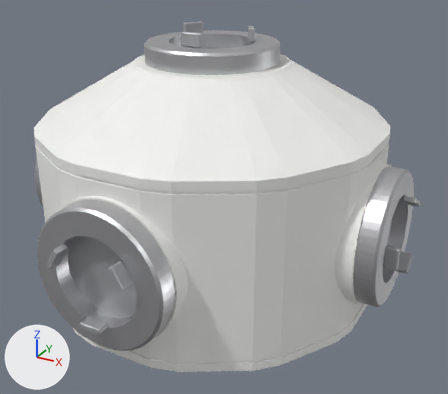
An edit to the glTF model models/station/ax_station_03_node6.glb, drawn before and after from the same camera.
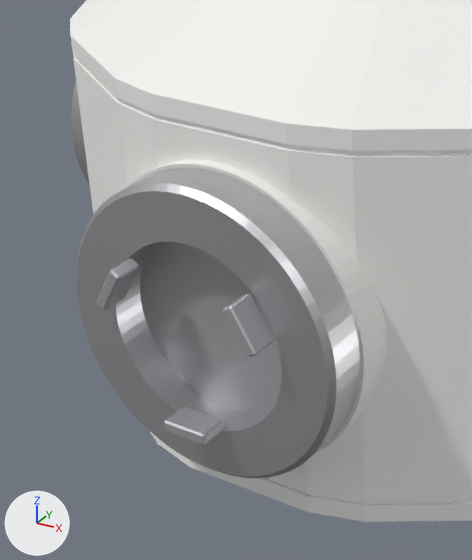
The first picture shows the older version from a 50 mm camera at (3.71, -6.46, 3.28) aimed at (0.12, 0.07, 0.02). The close-ups show the older and then the newer version on the part from 0% to 51% of the width and 30% to 99% of the height of that picture. Only the edits that show in the close-ups are written down. Arrows for +X, +Y and +Z are at lower left; the lights stay in place. Vertices at exactly the same position are counted once.

In view in the first close-up: 'hatch_door_6', 'port_3', 'port_4', 'port_4_pedestal', 'port_4_petals', 'pressure_hull'.
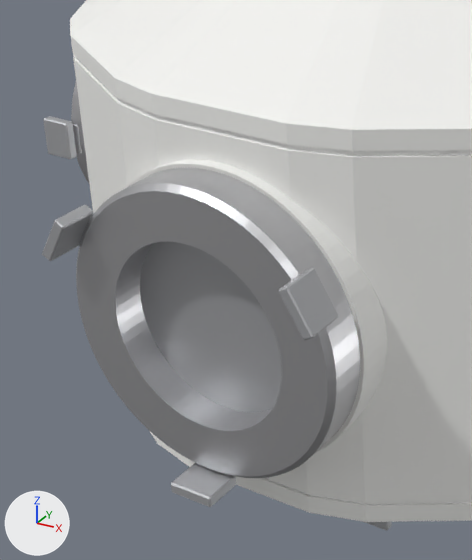
Boxes (x1, y1, x2, y2) around the edits, measured in the close-ups (472 x 560 px):
'port_4_petals', reshaped (67% wider, 63% taller): before (97, 259, 274, 444); after (42, 205, 338, 507)
part 1 of me_ax_station_03_node6_port_4_petals, reshaped: before (223, 293, 274, 357); after (279, 268, 338, 340)
part 2 of me_ax_station_03_node6_port_4_petals, reshaped: before (97, 259, 139, 310); after (42, 205, 93, 261)
part 3 of me_ax_station_03_node6_port_4_petals, added: after (171, 463, 236, 507)
part 4 of me_ax_station_03_node6_port_4_petals, deleted: before (164, 407, 223, 444)
'port_3_petals', unchanged, uncovered by the edit: after (43, 116, 82, 159)

What the commit changed:
me_ax_station_03_node6_port_4_petals is used by ob_port_4_petals; location (0.0, 0.0, 0.0).
me_ax_station_03_node6_port_4_petals had 72 vertices, 132 faces and spanned x -0.485..0.485, y -2.544..-2.39, z -0.492..0.352.
me_ax_station_03_node6_port_4_petals now has 162 vertices, 312 faces and spans x -0.812..0.812, y -2.544..-2.3, z -0.868..0.541.
me_ax_station_03_node6_port_4_petals part 1: 24 vertices removed from x 0.311..0.485, y -2.544..-2.39, z 0.108..0.352; 54 vertices added at x 0.633..0.812, y -2.544..-2.3, z 0.295..0.541.
me_ax_station_03_node6_port_4_petals part 2: 24 vertices removed from x -0.485..-0.311, y -2.544..-2.39, z 0.108..0.352; 54 vertices added at x -0.812..-0.633, y -2.544..-2.3, z 0.295..0.541.
me_ax_station_03_node6_port_4_petals part 3: 54 vertices added at x -0.128..0.128, y -2.544..-2.3, z -0.868..-0.788.
me_ax_station_03_node6_port_4_petals part 4: 24 vertices removed from x -0.128..0.128, y -2.544..-2.39, z -0.492..-0.428.
